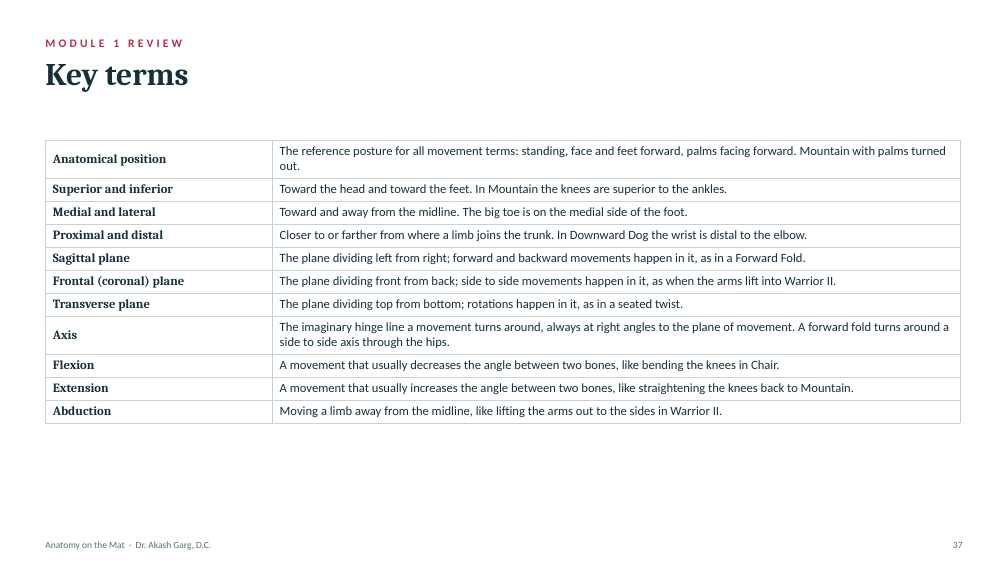
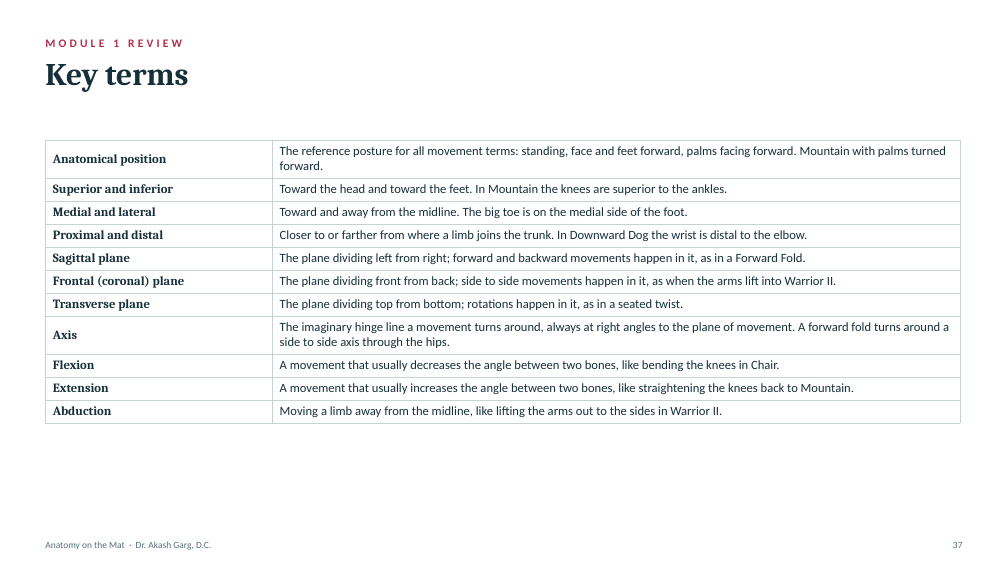
Before and after one commit to Kashee12345/anatomy-on-the-mat, a slide deck: slide 37 of decks/Module_1_The_Language_of_Movement.pptx. Drawn at 1008x567 pixels with LibreOffice and Linux fonts; fonts in the diff are those of the drawing. Boxes give left, top, right and bottom in pixels: in the first picture for what was removed or moved away, otherwise in the second. Text is boxed around its words. In the diff, an @@ line names an element or a change of style, - is before the commit and + after.

```diff
--- a/decks/Module_1_The_Language_of_Movement.pptx
+++ b/decks/Module_1_The_Language_of_Movement.pptx
@@ table at box(45, 140, 960, 421) @@
-row 1, column 2: The reference posture for all movement terms: standing, face and feet forward, palms facing forward. Mountain with palms turned out.
+row 1, column 2: The reference posture for all movement terms: standing, face and feet forward, palms facing forward. Mountain with palms turned forward.
```
Also in this commit, not shown: 2 other slides changed, 3 other files.
